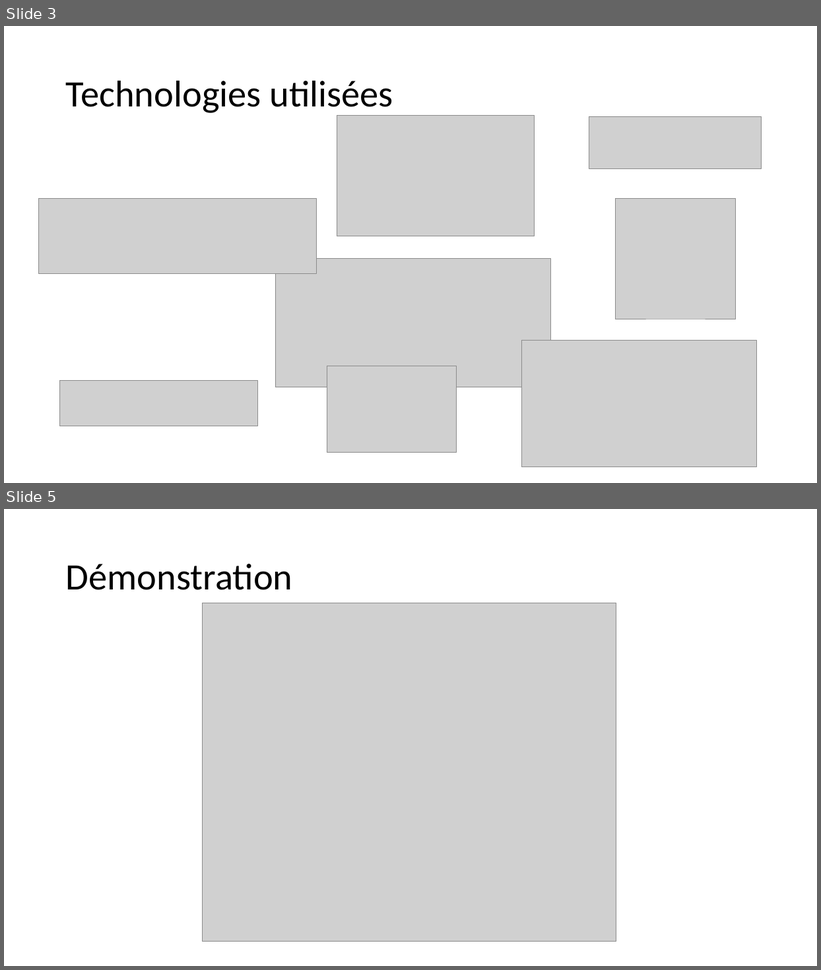
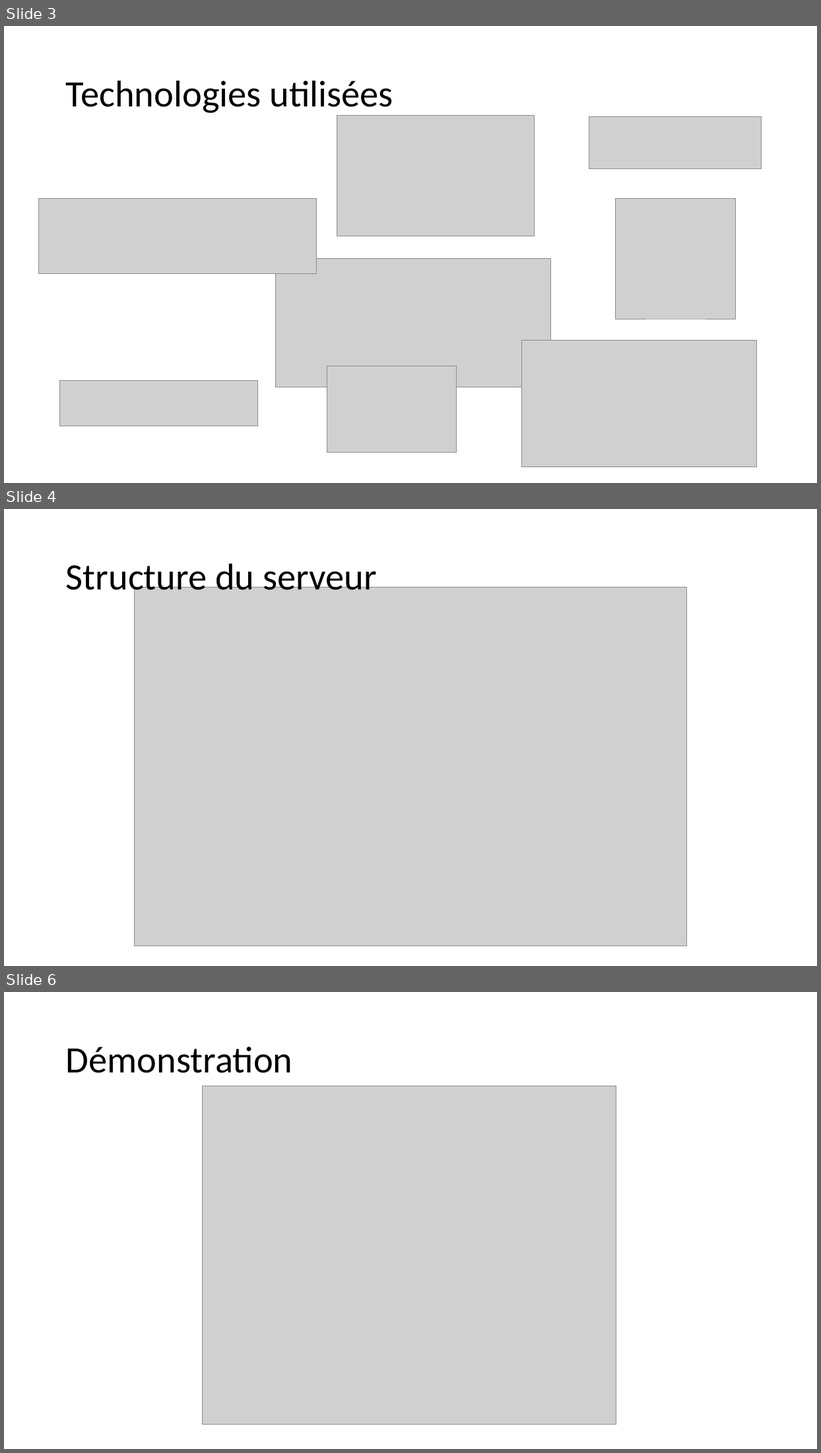
Before and after one commit to pikkle/chaton, a slide deck: docs/presentation_intermediaire.pptx. Shown one above the other, each under a label of ours: slides 3 and 5 before the commit, slides 3, 4 and 6 after it; the slides between them are not shown. The pictures are 821x970 and 821x1453 pixels, drawn with LibreOffice and Linux fonts; fonts in the diff are those of the drawing; grey boxes stand for pictures. Boxes give left, top, right and bottom in pixels: in the first picture for what was removed or moved away, otherwise in the second. Text is boxed around its words. In the diff, an @@ line names an element or a change of style, - is before the commit and + after.

```diff
--- a/docs/presentation_intermediaire.pptx
+++ b/docs/presentation_intermediaire.pptx
@@ slide 4 added at (4,509,817,966), background #FFFFFF @@
@@ title added at (66,563,377,598), 44 pt, text #000000 @@
+Structure du serveur
@@ picture added at (134,587,687,947) @@
@@ what was slide 5 is now slide 6 @@
```
Also in this commit, not shown: 2 slides changed.
